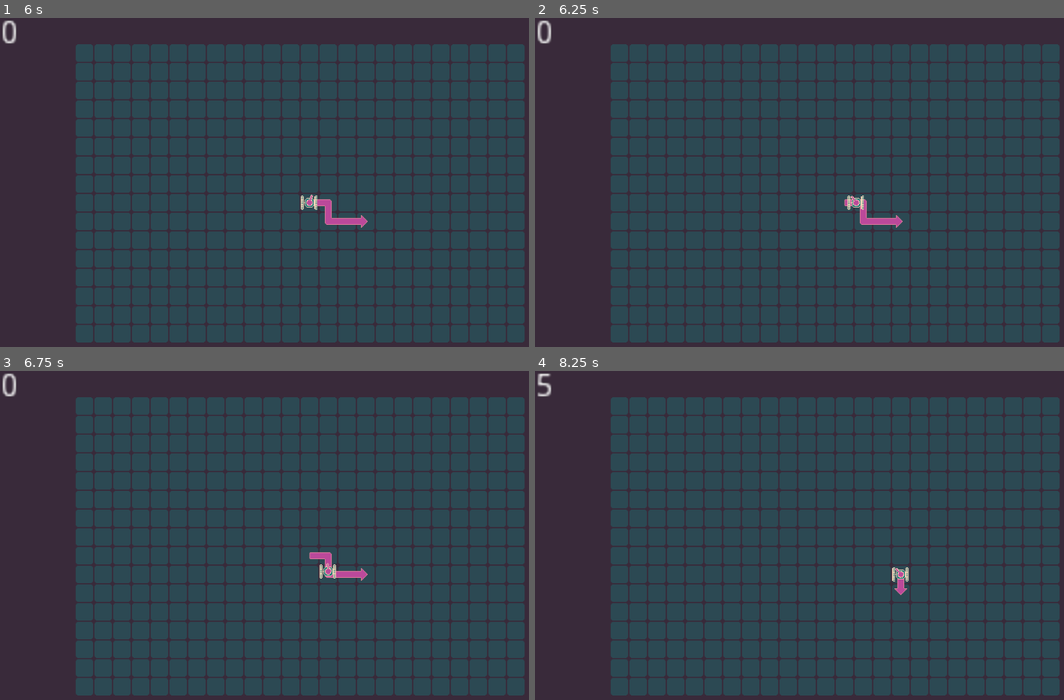
Above: before the commit, frames 1-4 (two rows, left to right).
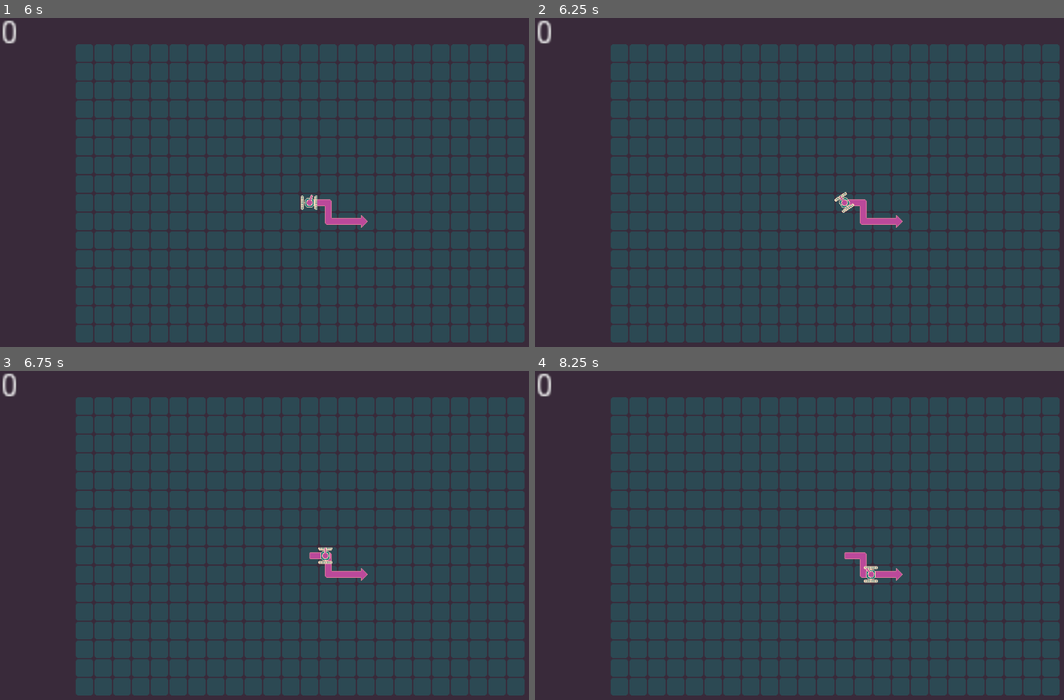
Above: after the commit, the same moments.

Repository: marc-jones/gdl-summer-jam-2021
Game: Godot game, scene res://nodes/PlayState.tscn
Two runs of this game, one before a commit and one after it. Both use one fixed random seed, a clock stepped at 60 frames per second and the inputs below.
Inputs (mouse positions are in pixels of both pictures, inside the frame that each line leads up to):
- Up to frame 1 (6 s): tap Enter at 0.5, 2, 4.25 s; move the mouse to (433, 175) at 0.52 s; hold Right (ui_right) 0.53-1.28 s; tap Space at 1.25, 2.75, 5 s; move the mouse to (179, 212) at 1.27 s; hold Down (ui_down) 1.28-2.03 s; move the mouse to (359, 116) at 2.02 s; hold Right (ui_right) 2.03-2.78 s; move the mouse to (269, 264) at 2.77 s; hold Up (ui_up) 2.78-3.53 s; move the mouse to (481, 245) at 3.52 s; hold Left (ui_left) 3.53-5.03 s; move the mouse to (121, 139) at 4.27 s; move the mouse to (327, 192) at 5.02 s; hold Down (ui_down) 5.03-5.78 s; move the mouse to (211, 106) at 5.77 s; hold Right (ui_right) from 5.78 s (still down)
- Up to frame 2 (6.25 s): keep holding Right (ui_right)
- Up to frame 3 (6.75 s): move the mouse to (433, 528) at 6.52 s; release Right (ui_right) at 6.53 s; hold Up (ui_up) from 6.53 s (still down)
- Up to frame 4 (8.25 s): move the mouse to (714, 565) at 7.27 s; release Up (ui_up) at 7.28 s; hold Right (ui_right) 7.28-8.03 s; move the mouse to (894, 469) at 8.02 s; hold Down (ui_down) from 8.03 s (still down)

Frame 1 is identical in both runs. In frame 2, 0.2% of the frame differs, in the area x 56-63%, y 52-60%; in frame 3, 0.2%; in frame 4, 0.6%, in the area x 0-71%, y 0-69%.

Commit message:
Rotation animations

Diff:
--- a/nodes/Player.tscn
+++ b/nodes/Player.tscn
@@ -23,16 +23,18 @@
 [node name="Player" type="Node2D"]
 script = ExtResource( 6 )
 
-[node name="Body" type="Sprite" parent="."]
+[node name="Base" type="Node2D" parent="."]
+
+[node name="Body" type="Sprite" parent="Base"]
 texture = ExtResource( 3 )
 
-[node name="LeftTrack" type="AnimatedSprite" parent="."]
+[node name="LeftTrack" type="AnimatedSprite" parent="Base"]
 position = Vector2( -12, 0 )
 frames = SubResource( 1 )
 animation = "idle"
 playing = true
 
-[node name="RightTrack" type="AnimatedSprite" parent="."]
+[node name="RightTrack" type="AnimatedSprite" parent="Base"]
 position = Vector2( 11, 0 )
 frames = SubResource( 1 )
 animation = "idle"
--- a/project.godot
+++ b/project.godot
@@ -14,6 +14,37 @@
 run/main_scene="res://nodes/PlayState.tscn"
 config/icon="res://icon.png"
 
+[input]
+
+ui_left={
+"deadzone": 0.5,
+"events": [ Object(InputEventKey,"resource_local_to_scene":false,"resource_name":"","device":0,"alt":false,"shift":false,"control":false,"meta":false,"command":false,"pressed":false,"scancode":16777231,"unicode":0,"echo":false,"script":null)
+, Object(InputEventJoypadButton,"resource_local_to_scene":false,"resource_name":"","device":0,"button_index":14,"pressure":0.0,"pressed":false,"script":null)
+, Object(InputEventKey,"resource_local_to_scene":false,"resource_name":"","device":0,"alt":false,"shift":false,"control":false,"meta":false,"command":false,"pressed":false,"scancode":65,"unicode":0,"echo":false,"script":null)
+ ]
+}
+ui_right={
+"deadzone": 0.5,
+"events": [ Object(InputEventKey,"resource_local_to_scene":false,"resource_name":"","device":0,"alt":false,"shift":false,"control":false,"meta":false,"command":false,"pressed":false,"scancode":16777233,"unicode":0,"echo":false,"script":null)
+, Object(InputEventJoypadButton,"resource_local_to_scene":false,"resource_name":"","device":0,"button_index":15,"pressure":0.0,"pressed":false,"script":null)
+, Object(InputEventKey,"resource_local_to_scene":false,"resource_name":"","device":0,"alt":false,"shift":false,"control":false,"meta":false,"command":false,"pressed":false,"scancode":68,"unicode":0,"echo":false,"script":null)
+ ]
+}
+ui_up={
+"deadzone": 0.5,
+"events": [ Object(InputEventKey,"resource_local_to_scene":false,"resource_name":"","device":0,"alt":false,"shift":false,"control":false,"meta":false,"command":false,"pressed":false,"scancode":16777232,"unicode":0,"echo":false,"script":null)
+, Object(InputEventJoypadButton,"resource_local_to_scene":false,"resource_name":"","device":0,"button_index":12,"pressure":0.0,"pressed":false,"script":null)
+, Object(InputEventKey,"resource_local_to_scene":false,"resource_name":"","device":0,"alt":false,"shift":false,"control":false,"meta":false,"command":false,"pressed":false,"scancode":87,"unicode":0,"echo":false,"script":null)
+ ]
+}
+ui_down={
+"deadzone": 0.5,
+"events": [ Object(InputEventKey,"resource_local_to_scene":false,"resource_name":"","device":0,"alt":false,"shift":false,"control":false,"meta":false,"command":false,"pressed":false,"scancode":16777234,"unicode":0,"echo":false,"script":null)
+, Object(InputEventJoypadButton,"resource_local_to_scene":false,"resource_name":"","device":0,"button_index":13,"pressure":0.0,"pressed":false,"script":null)
+, Object(InputEventKey,"resource_local_to_scene":false,"resource_name":"","device":0,"alt":false,"shift":false,"control":false,"meta":false,"command":false,"pressed":false,"scancode":83,"unicode":0,"echo":false,"script":null)
+ ]
+}
+
 [physics]
 
 common/enable_pause_aware_picking=true
--- a/scripts/PlayState.gd
+++ b/scripts/PlayState.gd
@@ -18,7 +18,7 @@
 	add_player()
 
 func init_timer():
-	$MoveTimer.connect("timeout", self, "move_timer_callback")
+	var _discard = $MoveTimer.connect("timeout", self, "move_timer_callback")
 	$MoveTimer.set_wait_time(move_timer)
 	$MoveTimer.start()
 
@@ -67,7 +67,7 @@
 	if event is InputEventMouseMotion:
 		$Entities/Player.update_mouse_position(event.position)
 
-func _process(delta):
+func _process(_delta):
 	update_hud()
 
 func update_hud():
--- a/scripts/Player.gd
+++ b/scripts/Player.gd
@@ -9,6 +9,7 @@
 var current_grid_path = []
 var moving = false
 var mouse_position
+var grid_position
 
 func _ready():
 	var _return = $Tween.connect("tween_all_completed", self, "tween_to_next_grid_position")
@@ -17,6 +18,7 @@
 	grid = grid_ref
 
 func set_grid_position(input_grid_position):
+	grid_position = input_grid_position
 	set_position(grid.get_pixel_position(input_grid_position))
 
 func move_along_path(input_grid_path):
@@ -26,38 +28,68 @@
 	tween_to_next_grid_position()
 
 func tween_to_next_grid_position():
-	current_grid_path.pop_front()
+	grid_position = current_grid_path.pop_front()
 	if len(current_grid_path) == 0:
 		moving = false
 		emit_signal("moving_change", moving)
+		tracks_stop()
 		return
 	var target = grid.get_pixel_position(current_grid_path[0])
-	$Tween.interpolate_property(self, "position", position, target, move_time)
-	$Tween.start()
+	if check_rotation_required(current_grid_path[0]):
+		current_grid_path.push_front(grid_position)
+	else:
+		tracks_forward()
+		$Tween.interpolate_property(self, "position", position, target, move_time)
+		$Tween.start()
+
+func check_rotation_required(target):
+	var current_angle = normalise_radians($Base.rotation)
+	var target_angle = normalise_radians(grid_position.angle_to_point(target)-PI/2)
+	if not abs(current_angle - target_angle) < 0.01:
+		tracks_rotate()
+		$Tween.interpolate_property($Base, "rotation", current_angle, target_angle, move_time)
+		$Tween.start()
+		return(true)
+	return(false)
 
 func update_mouse_position(input_mouse_position):
 	mouse_position = input_mouse_position
 
 func _process(delta):
-	animate_rotation(delta)
+	animate_turret_rotation(delta)
 
-func animate_rotation(delta):
+func animate_turret_rotation(delta):
 	var target_turret_angle = 0
 	if mouse_position:
 		target_turret_angle = get_global_position().angle_to_point(mouse_position)
-	var anticlockwise_distance = $Turret.rotation - target_turret_angle
-	var clockwork_distance = target_turret_angle - $Turret.rotation
-	while clockwork_distance < 0:
-		clockwork_distance += 2*PI
-	while anticlockwise_distance < 0:
-		anticlockwise_distance += 2*PI
-	while 2*PI < clockwork_distance:
-		clockwork_distance -= 2*PI
-	while 2*PI < anticlockwise_distance:
-		anticlockwise_distance -= 2*PI
+	var anticlockwise_distance = normalise_radians($Turret.rotation - target_turret_angle)
+	var clockwork_distance = normalise_radians(target_turret_angle - $Turret.rotation)
 	var rotation_direction = 1
 	if anticlockwise_distance < clockwork_distance:
 		rotation_direction = -1
 	if min(clockwork_distance, anticlockwise_distance) > 2*PI/100:
 		$Turret.rotation += rotation_direction*delta*rotation_speed
 	$Turret.rotation = fmod($Turret.rotation, 2*PI)
+
+func normalise_radians(input_radians):
+	# normalised input_radians to between 0 and 2PI
+	while input_radians < 0:
+		input_radians += 2*PI
+	while 2*PI < input_radians:
+		input_radians -= 2*PI
+	return(input_radians)
+
+func tracks_forward():
+	for node in [$Base/LeftTrack, $Base/RightTrack]:
+		node.play("moving")
+		node.flip_v = true
+
+func tracks_stop():
+	for node in [$Base/LeftTrack, $Base/RightTrack]:
+		node.play("idle")
+
+func tracks_rotate():
+	$Base/LeftTrack.play("moving")
+	$Base/LeftTrack.flip_v = true
+	$Base/RightTrack.play("moving")
+	$Base/RightTrack.flip_v = false
